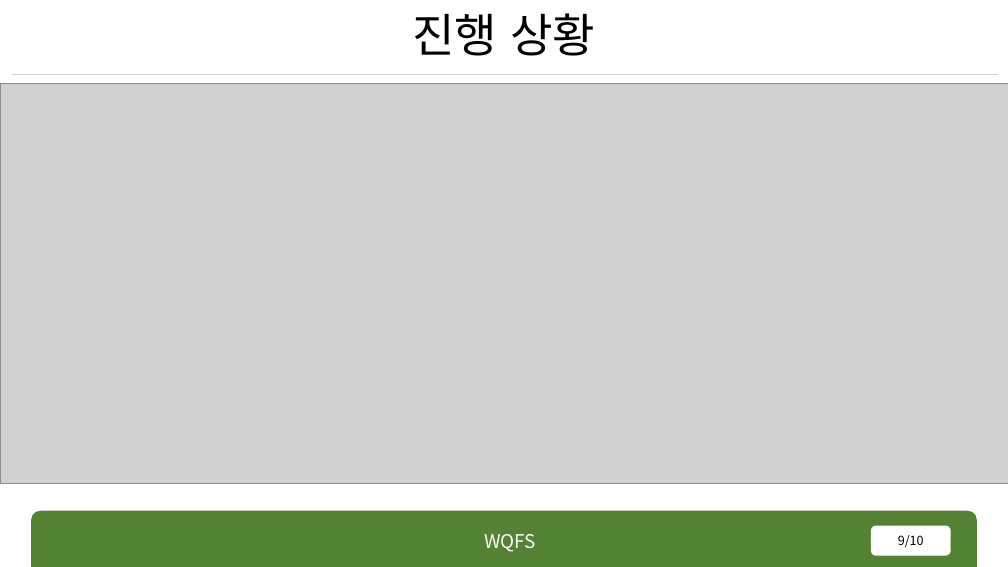
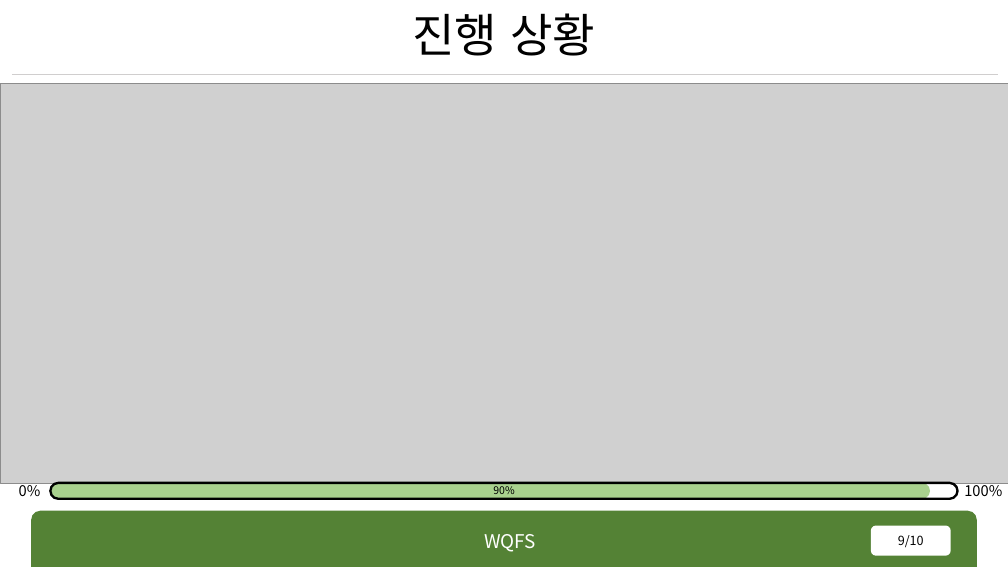
Before and after one commit to rennOobayashi/WQFS, a slide deck: slide 9 of WQFS.pptx. Drawn at 1008x567 pixels with LibreOffice and Linux fonts; fonts in the diff are those of the drawing; grey boxes stand for pictures. Boxes give left, top, right and bottom in pixels: in the first picture for what was removed or moved away, otherwise in the second. Text is boxed around its words. In the diff, an @@ line names an element or a change of style, - is before the commit and + after.

```diff
--- a/WQFS.pptx
+++ b/WQFS.pptx
@@ text added at (19, 481, 41, 496), 14 pt, text #000000 @@
+0%
@@ rounded rectangle added at (51, 483, 931, 499), fill #A9D18E @@
@@ rounded rectangle added at (51, 483, 958, 499), outline #000000 2.25 pt @@
@@ text added at (493, 486, 514, 498), 10 pt, text #000000 @@
+90%
@@ text added at (964, 481, 1002, 497), 14 pt, text #000000 @@
+100%
```
Also in this commit, not shown: 7 other slides changed, 17 other files.
